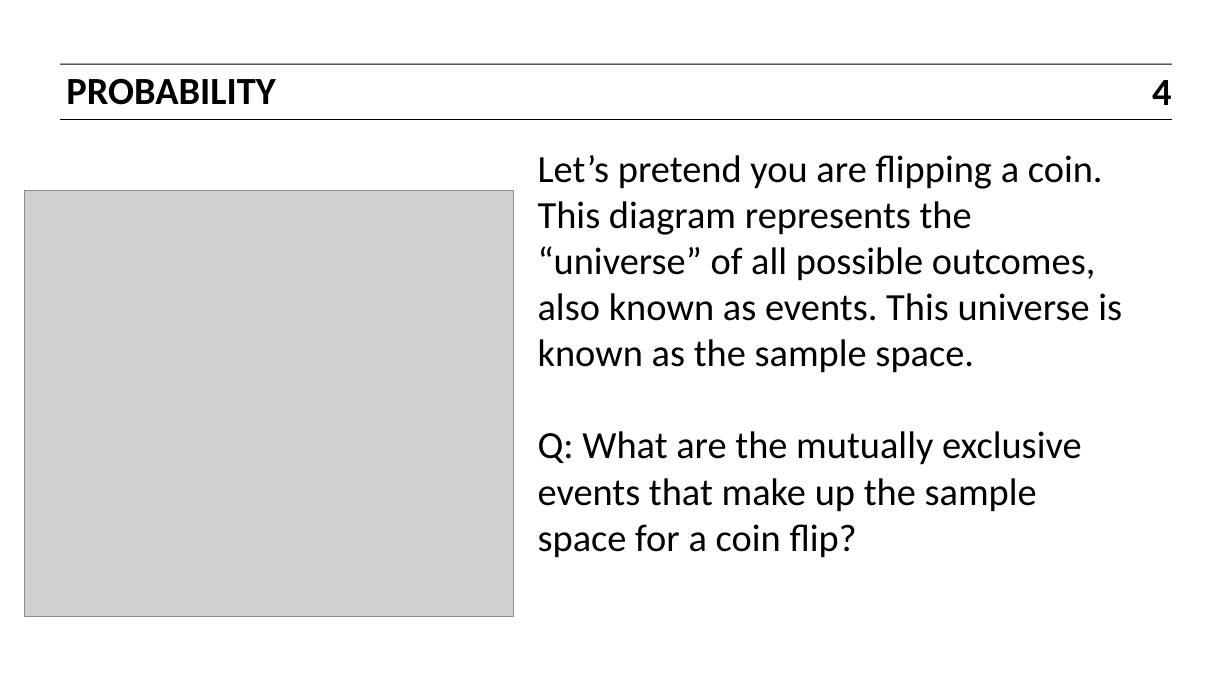
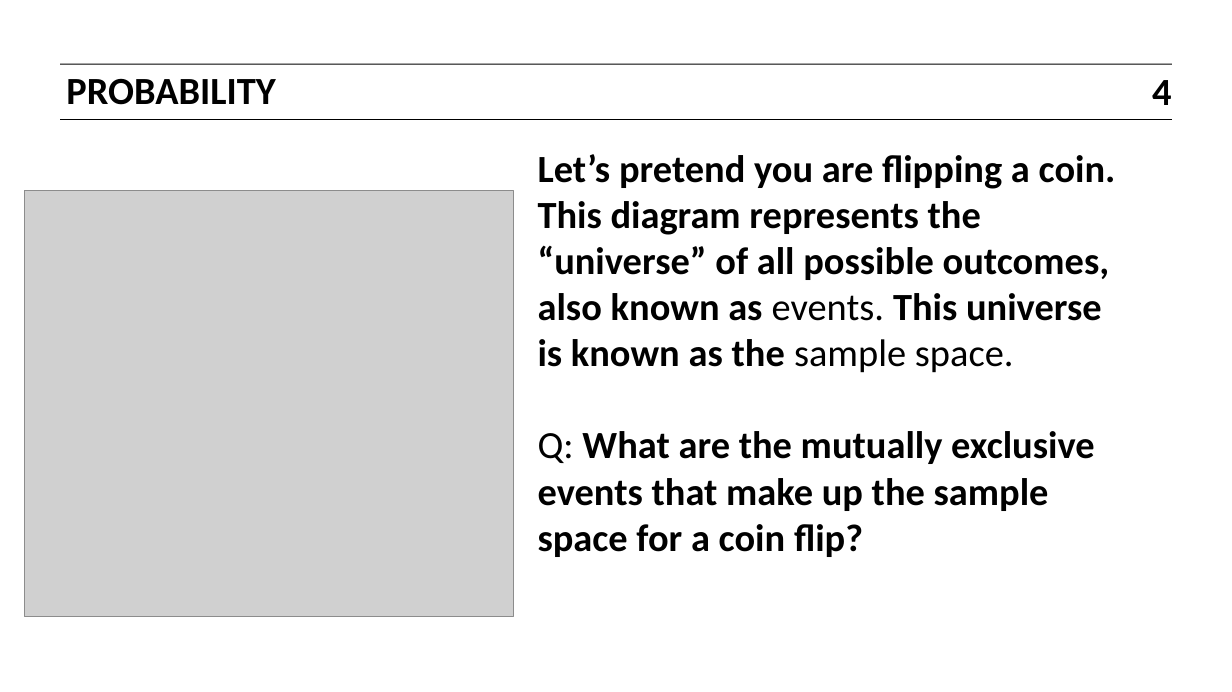
Before and after one commit to vandonova/sfdat22_work, a slide deck: slide 4 of slides/13_naive_bayes_roc_auc.pptx. Drawn at 1232x692 pixels with LibreOffice and Linux fonts; fonts in the diff are those of the drawing; grey boxes stand for pictures. Boxes give left, top, right and bottom in pixels: in the first picture for what was removed or moved away, otherwise in the second. Text is boxed around its words. In the diff, an @@ line names an element or a change of style, - is before the commit and + after.

```diff
--- a/slides/13_naive_bayes_roc_auc.pptx
+++ b/slides/13_naive_bayes_roc_auc.pptx
@@ text "Let’s pretend you are flipping ..." at box(538, 154, 1116, 557): bold on @@
```
Also in this commit, not shown: 5 other slides changed, 1 other file.
